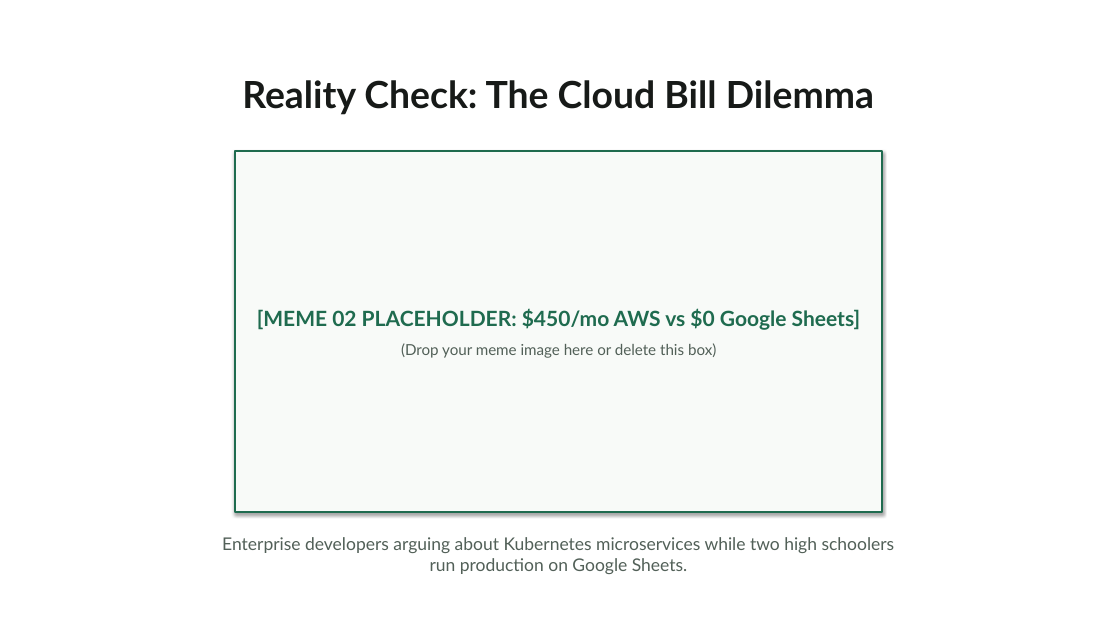
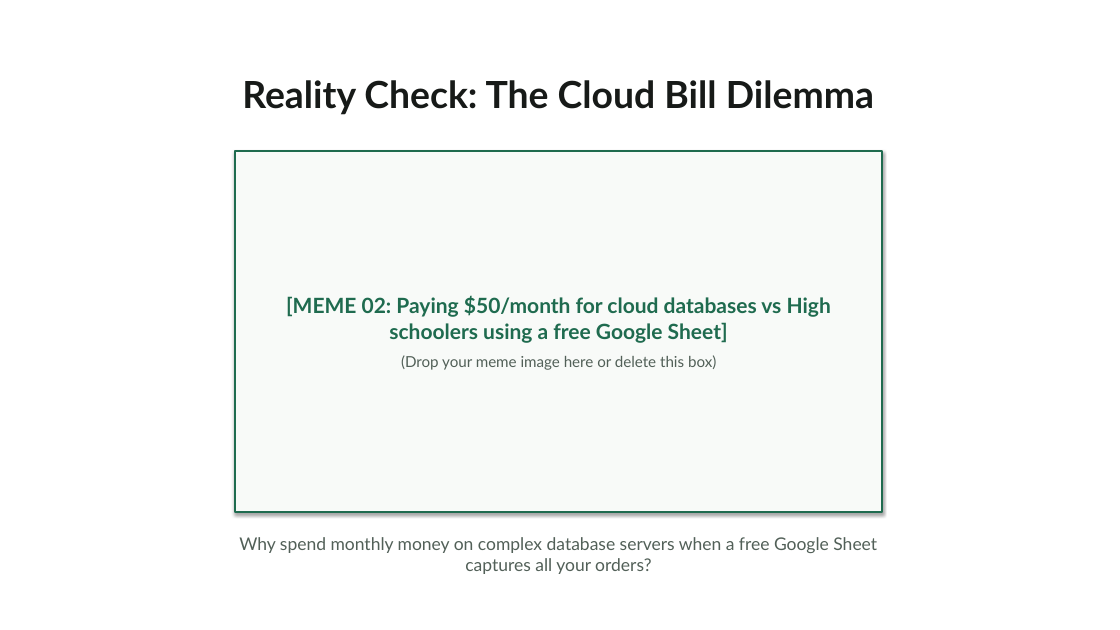
Before and after one commit to Harman209/ecoloop, a slide deck: slide 7 of docs/presentation/ecoloop-presentation.pptx. Drawn at 1120x630 pixels with LibreOffice and Linux fonts; fonts in the diff are those of the drawing. Boxes give left, top, right and bottom in pixels: in the first picture for what was removed or moved away, otherwise in the second. Text is boxed around its words. In the diff, an @@ line names an element or a change of style, - is before the commit and + after.

```diff
--- a/docs/presentation/ecoloop-presentation.pptx
+++ b/docs/presentation/ecoloop-presentation.pptx
@@ text in rectangle at box(286, 295, 831, 343): text changed @@
-[MEME 02 PLACEHOLDER: $450/mo AWS vs $0 Google Sheets]
+[MEME 02: Paying $50/month for cloud databases vs High schoolers using a free Google Sheet]
@@ text at box(239, 537, 877, 574): text changed @@
-Enterprise developers arguing about Kubernetes microservices while two high schoolers run production on Google Sheets.
+Why spend monthly money on complex database servers when a free Google Sheet captures all your orders?
```
Also in this commit, not shown: 10 other slides changed, 2 slides added, 2 slides removed, 7 other files.
